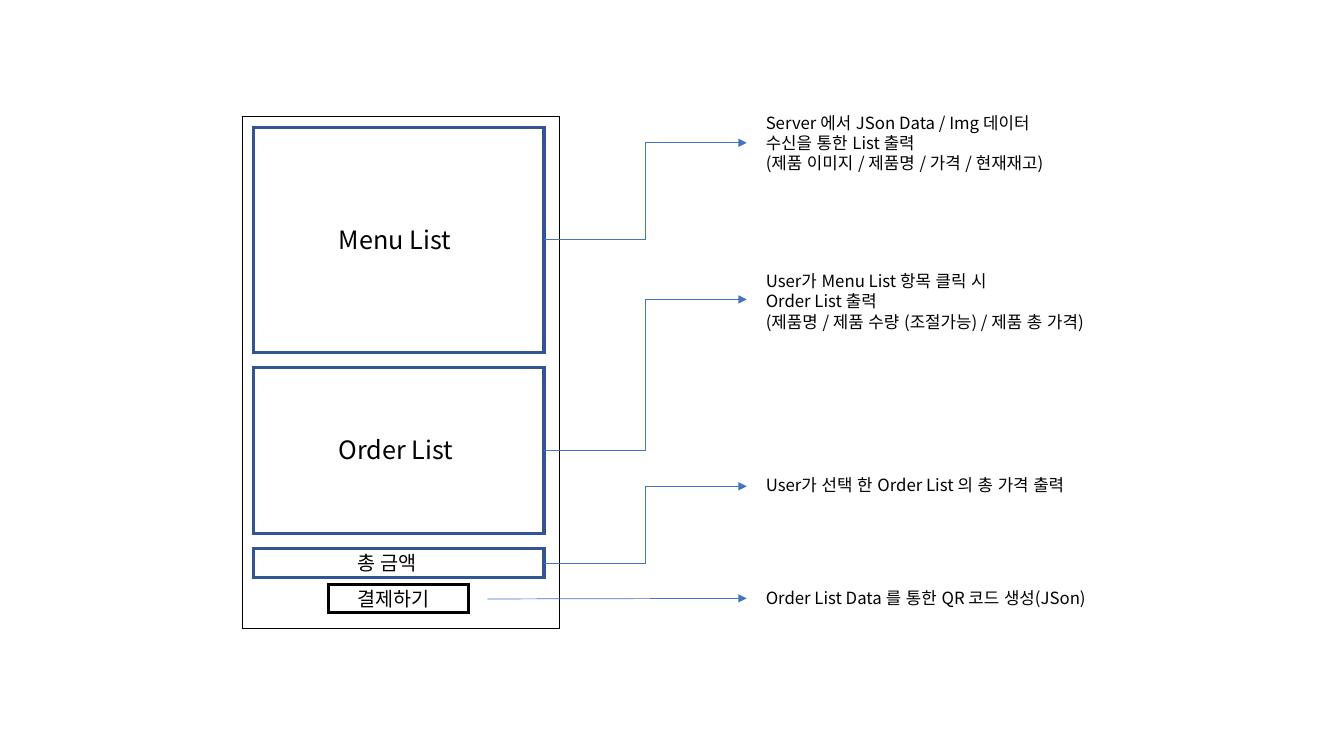
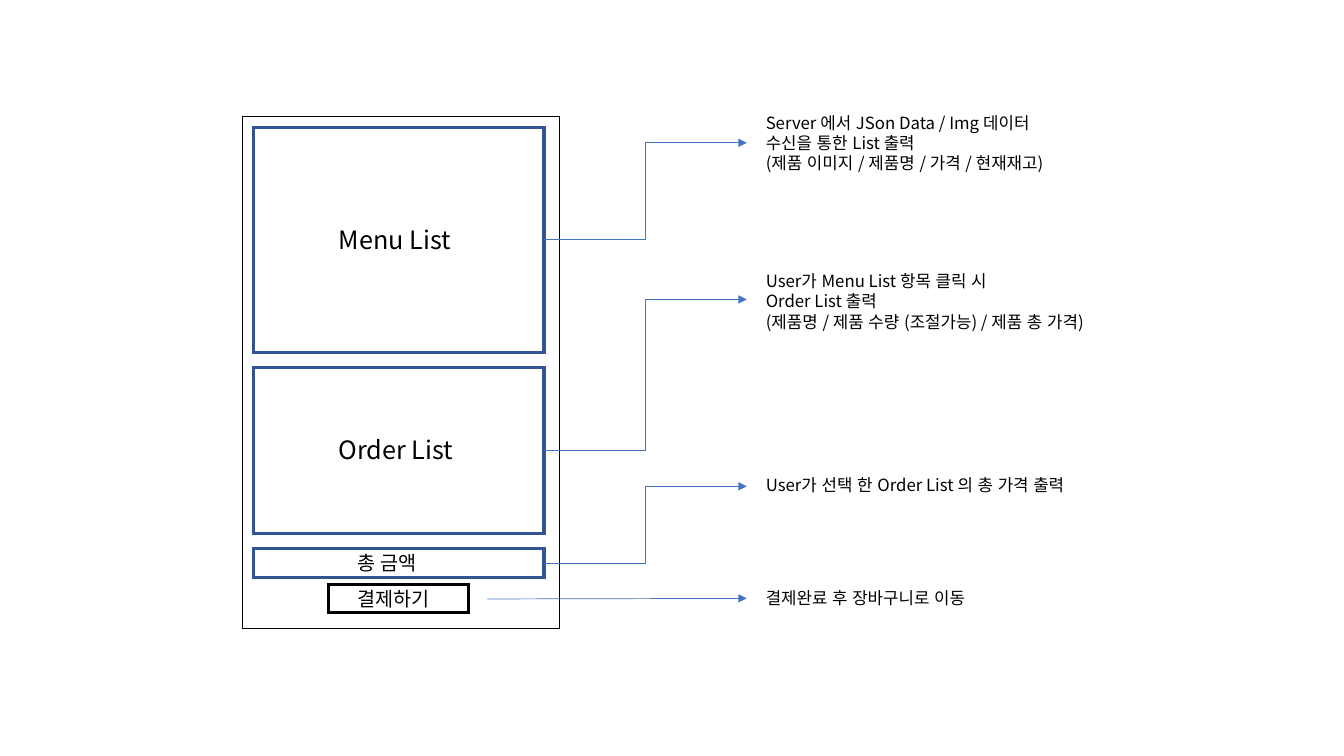
Before and after one commit to seohyeongtae/TIL, a slide deck: slide 1 of 0_project/20201111 Semi_Project2/User_UI 구성도.pptx. Drawn at 1344x756 pixels with LibreOffice and Linux fonts; fonts in the diff are those of the drawing. Boxes give left, top, right and bottom in pixels: in the first picture for what was removed or moved away, otherwise in the second. Text is boxed around its words. In the diff, an @@ line names an element or a change of style, - is before the commit and + after.

```diff
--- a/0_project/20201111 Semi_Project2/User_UI 구성도.pptx
+++ b/0_project/20201111 Semi_Project2/User_UI 구성도.pptx
@@ text at (x1=766, y1=590, x2=965, y2=606): text changed @@
-Order List Data 를 통한 QR 코드 생성(JSon)
+결제완료 후 장바구니로 이동
```
Also in this commit, not shown: 1 slide added, 3 other files.
